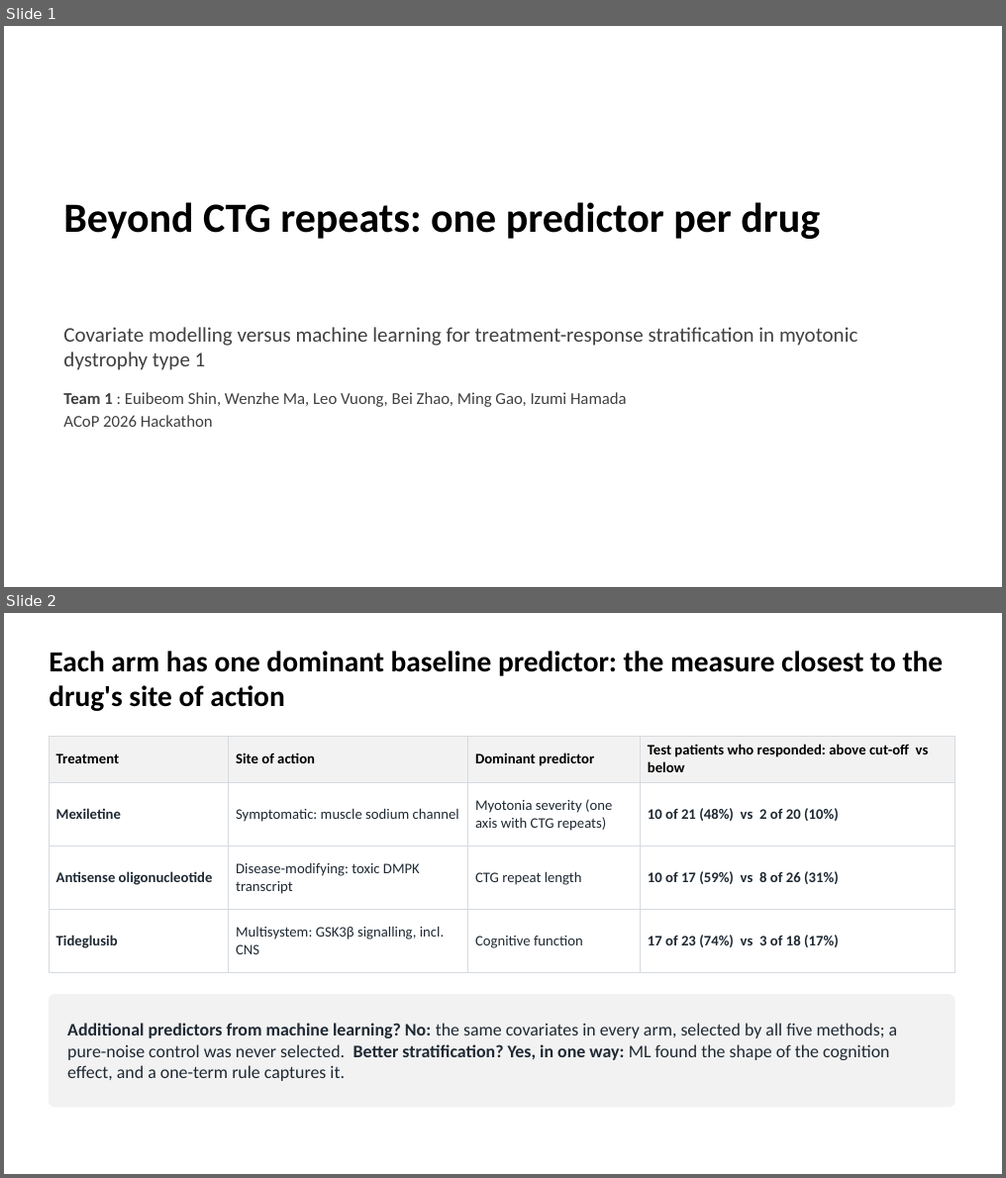
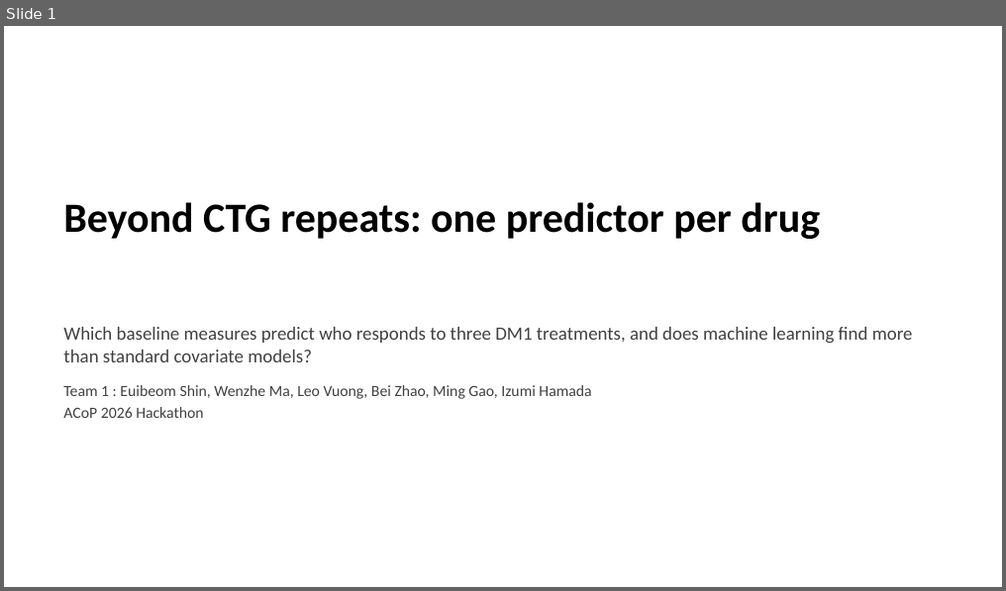
Before and after one commit to euibeom135-cell/acop2026-hackathon-team1, a slide deck: slides/Team1_DM1_slides.pptx. Shown one above the other, each under a label of ours: slides 1 and 2 before the commit, slide 1 after it. The pictures are 1006x1178 and 1006x591 pixels, drawn with LibreOffice and Linux fonts; fonts in the diff are those of the drawing. Boxes give left, top, right and bottom in pixels: in the first picture for what was removed or moved away, otherwise in the second. Text is boxed around its words. In the diff, an @@ line names an element or a change of style, - is before the commit and + after.

```diff
--- a/slides/Team1_DM1_slides.pptx
+++ b/slides/Team1_DM1_slides.pptx
@@ slide 2 removed at (4,613,1002,1174), background #FFFFFF @@
@@ title removed at (49,651,944,711) @@
-Each arm has one dominant baseline predictor: the measure closest to the drug's site of action
@@ table removed at (49,737,954,973), 4 rows, 4 columns @@
-Treatment | Site of action | Dominant predictor | Test patients who responded: above cut-off vs below
-Mexiletine | Symptomatic: muscle sodium channel | Myotonia severity (one axis with CTG repeats) | 10 of 21 (48%) vs 2 of 20 (10%)
-Antisense oligonucleotide | Disease-modifying: toxic DMPK transcript | CTG repeat length | 10 of 17 (59%) vs 8 of 26 (31%)
-Tideglusib | Multisystem: GSK3β signalling, incl. CNS | Cognitive function | 17 of 23 (74%) vs 3 of 18 (17%)
@@ rounded rectangle removed at (49,995,954,1107) @@
@@ text removed at (67,1023,898,1081) @@
-Additional predictors from machine learning? No: the same covariates in every arm, selected by all five methods; a pure-noise control was never selected. Better stratification? Yes, in one way: ML found the shape of the cognition effect, and a one-term rule captures it.
@@ slide 1 changed as well @@
@@ text at (63,327,913,363): text changed; size 20 to 18 pt @@
-Covariate modelling versus machine learning for treatment-response stratification in myotonic dystrophy type 1
+Which baseline measures predict who responds to three DM1 treatments, and does machine learning find more than standard covariate models?
@@ text at (63,385,591,418): size 16 to 15 pt in "Team 1 : Euibeom Shin, Wenzhe Ma, ...", "ACoP 2026 Hackathon"; bold off in "Team 1" @@
```
Also in this commit, not shown: 5 other slides changed, 7 slides added, 3 other slides removed, 3 other files.
